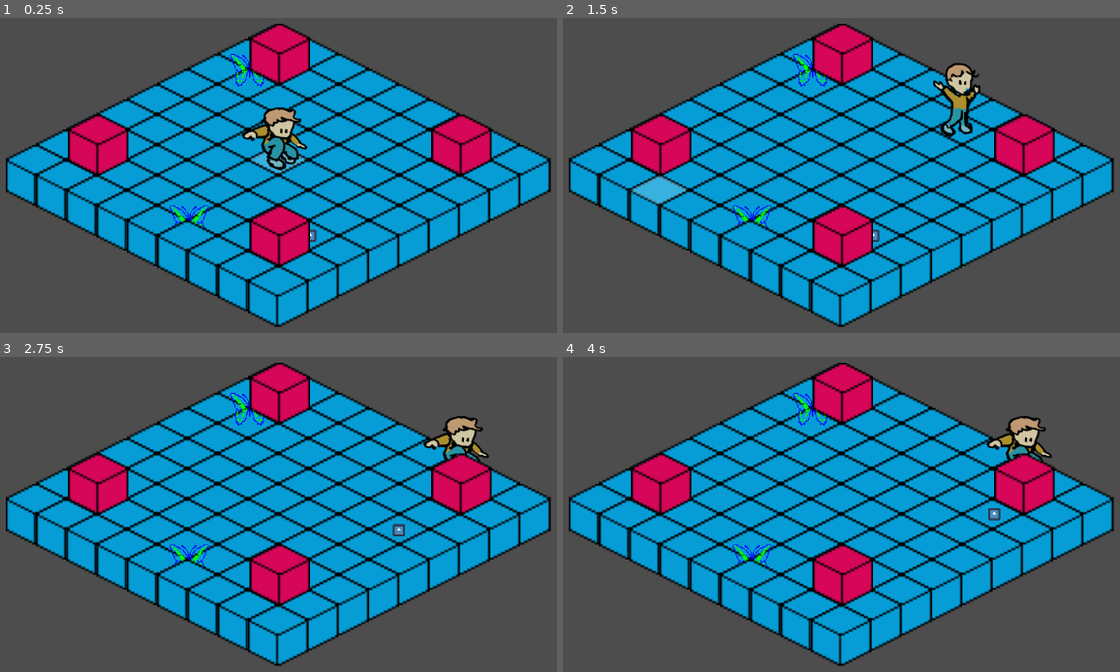
Above: before the commit, frames 1-4 (two rows, left to right).
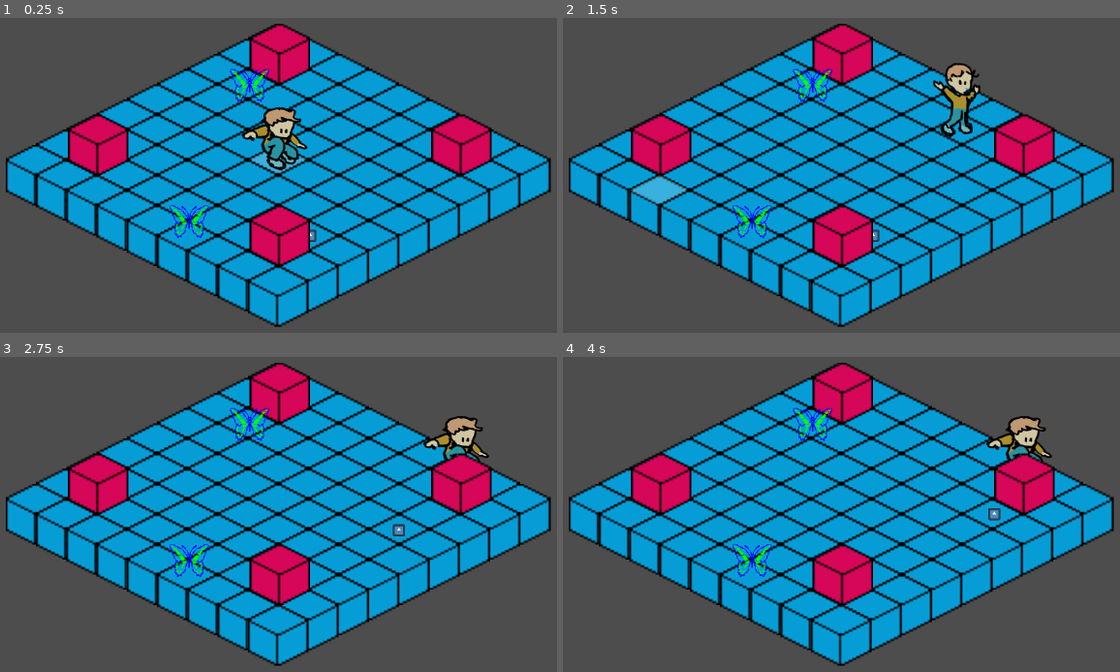
Above: after the commit, the same moments.

Repository: remimorvan/isometric-reverse-heist-simulator-2000
Game: Godot game, scene res://scenes/main.tscn
Two runs of this game, one before a commit and one after it. Both use one fixed random seed, a clock stepped at 60 frames per second and the inputs below. The engine's default icon, where the game draws it, is replaced by a stand-in: a white triangle on a blue panel in a dark square.
Inputs (mouse positions are in pixels of both pictures, inside the frame that each line leads up to):
- Up to frame 1 (0.25 s): no input
- Up to frame 2 (1.5 s): tap Enter at 0.5 s; move the mouse to (1014, 128) at 0.52 s; click (1014, 128) at 0.67 s; move the mouse to (685, 191) at 1.27 s; click (685, 191) at 1.42 s
- Up to frame 3 (2.75 s): move the mouse to (356, 366) at 2.02 s; click (356, 366) at 2.17 s
- Up to frame 4 (4 s): tap Space at 2.75 s; move the mouse to (802, 621) at 2.77 s; click (802, 621) at 2.92 s; tap Enter at 3.5 s; move the mouse to (1075, 590) at 3.52 s; click (1075, 590) at 3.67 s

The runs differ from the first frame. In frame 1, 0.6% of the frame differs, in the area x 31-49%, y 11-70%; in frame 2, 0.6%; in frame 3, 0.6%; in frame 4, 0.6%.

Commit message:
y sorting finalité finales

Diff:
--- a/scenes/chair.tscn
+++ b/scenes/chair.tscn
@@ -14,15 +14,19 @@
 radius = 112.004
 
 [node name="Chair" type="Node2D"]
+y_sort_enabled = true
 script = ExtResource("1_hxd06")
 metadata/_custom_type_script = "uid://cgek256grw13s"
 
 [node name="CharacterBody2D" type="CharacterBody2D" parent="."]
+y_sort_enabled = true
 
 [node name="Sprite2D" type="Sprite2D" parent="CharacterBody2D"]
+y_sort_enabled = true
 material = SubResource("ShaderMaterial_dhd05")
 texture = ExtResource("3_hxd06")
 
 [node name="CollisionShape2D" type="CollisionShape2D" parent="CharacterBody2D"]
+y_sort_enabled = true
 scale = Vector2(1.08011, 1.0793)
 shape = SubResource("CircleShape2D_hxd06")
--- a/scenes/main.tscn
+++ b/scenes/main.tscn
@@ -20,6 +20,8 @@
 script = ExtResource("3_tefeu")
 
 [node name="DogBawl" parent="TileMaps/GameObjectHandler" instance=ExtResource("4_tipki")]
+z_index = 1
+y_sort_enabled = true
 position = Vector2(-48, 32)
 scale = Vector2(0.1, 0.1)
 script = ExtResource("5_tipki")
@@ -31,8 +33,7 @@
 
 [node name="Chair" parent="TileMaps/GameObjectHandler" instance=ExtResource("6_tefeu")]
 z_index = 1
-y_sort_enabled = true
-position = Vector2(-16, -48)
+position = Vector2(-16, -46)
 scale = Vector2(0.1, 0.1)
 
 [node name="Player" parent="TileMaps/GameObjectHandler" instance=ExtResource("3_506sy")]
--- a/scripts/chair.gd
+++ b/scripts/chair.gd
@@ -14,7 +14,10 @@
 
 # Called when the node enters the scene tree for the first time.
 func _ready() -> void:
-	pass
+	var current_tile = layer0.local_to_map(global_position)
+	global_position = layer0.map_to_local(current_tile)
+	print("Chair initial position (snapped to center): ", global_position)
+
 
 # Called every frame. 'delta' is the elapsed time since the previous frame.
 func _process(delta: float) -> void:
Not shown, added: assets/level/gamelle/gamelle-1.png.import
Not shown, added: assets/level/gamelle/gamelle-2.png.import
Not shown, added: assets/level/gamelle/gamelle-3.png.import
Not shown, added: assets/level/gamelle/gamelle-4.png.import
Not shown: 1 places in scenes/main.tscn that only renumber resources
